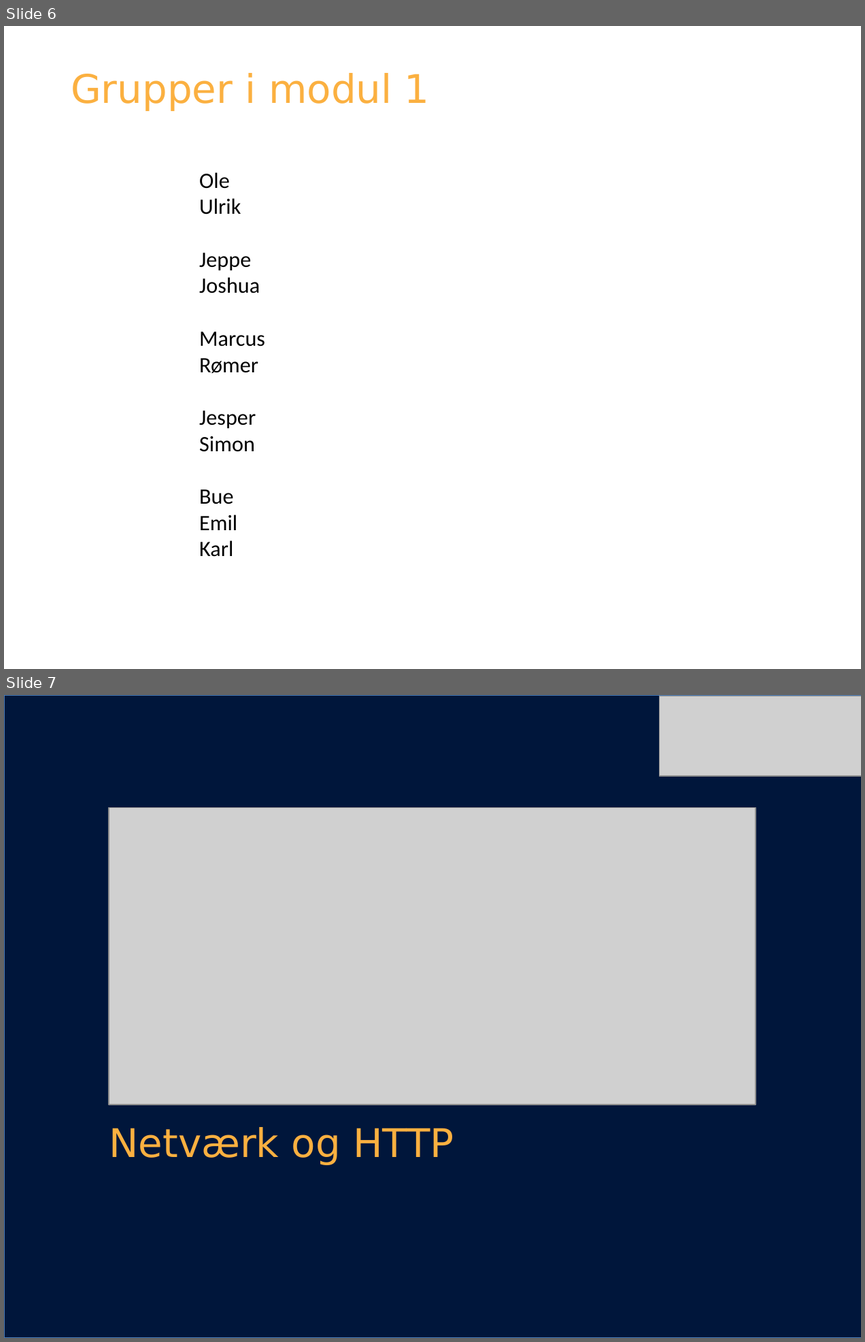
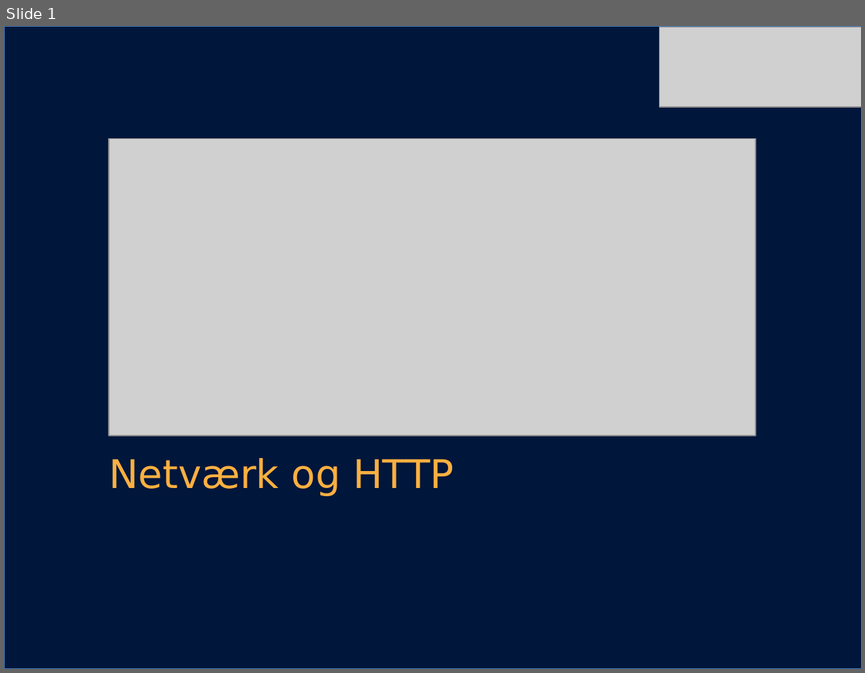
Before and after one commit to dat2Cph/content, a slide deck: http_network/network_http.pptx. Shown one above the other, each under a label of ours: slides 6 and 7 before the commit, slide 1 after it. The pictures are 865x1342 and 865x673 pixels, drawn with LibreOffice and Linux fonts; fonts in the diff are those of the drawing; grey boxes stand for pictures; background and template pictures are left out. Boxes give left, top, right and bottom in pixels: in the first picture for what was removed or moved away, otherwise in the second. Text is boxed around its words. In the diff, an @@ line names an element or a change of style, - is before the commit and + after.

```diff
--- a/http_network/network_http.pptx
+++ b/http_network/network_http.pptx
@@ slide 6 removed at (4, 26, 861, 669), background #FFFFFF @@
@@ title removed at (71, 73, 430, 111) @@
-Grupper i modul 1
@@ text removed at (199, 172, 265, 556) @@
-Ole
-Ulrik
-Jeppe
-Joshua
-Marcus
-Rømer
-Jesper
-Simon
-Bue
-Emil
-Karl
@@ what was slide 7 is now slide 1 @@
```
Also in this commit, not shown: 2 slides changed, 5 other slides removed, 2 other files.
